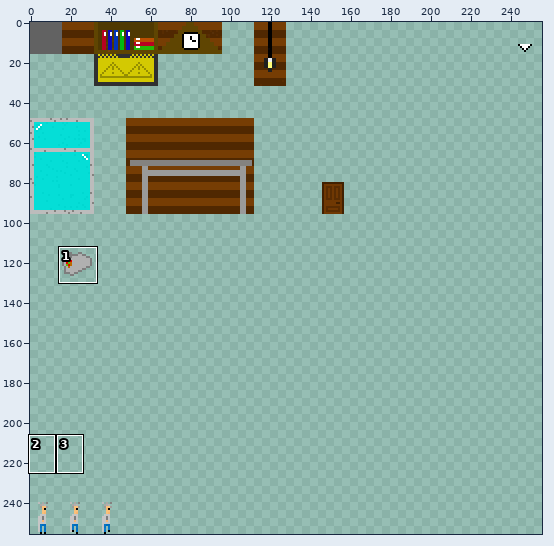
Edited in one commit: sprite sheet (res/textures/gameSheet.png). Above: a wide view before the commit, with the close-up outlined.
Close-up. Before the edit:
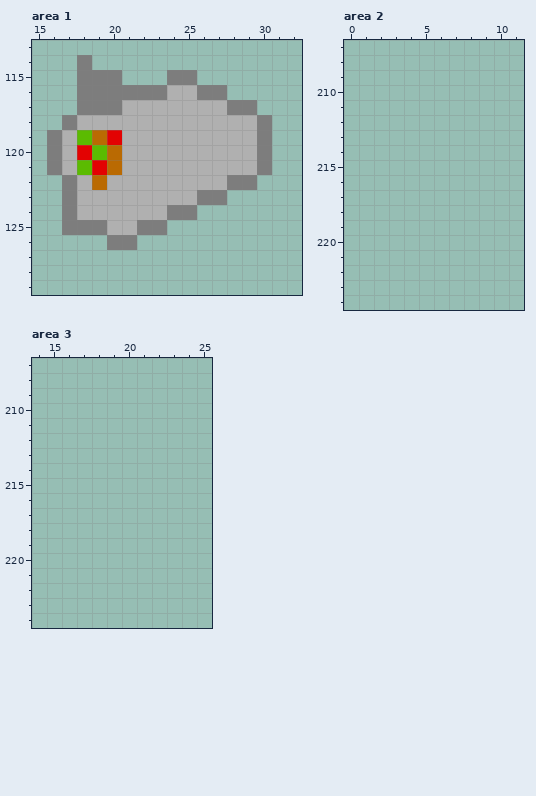
The file is 256x256 pixels. Colours within 5 levels of each other are drawn and written as one. Shown: area 1: x 15..32, y 113..129; area 2: x 0..11, y 207..224; area 3: x 14..25, y 207..224. The commit also changed other parts of the picture, which this record leaves out.
Now the later version:
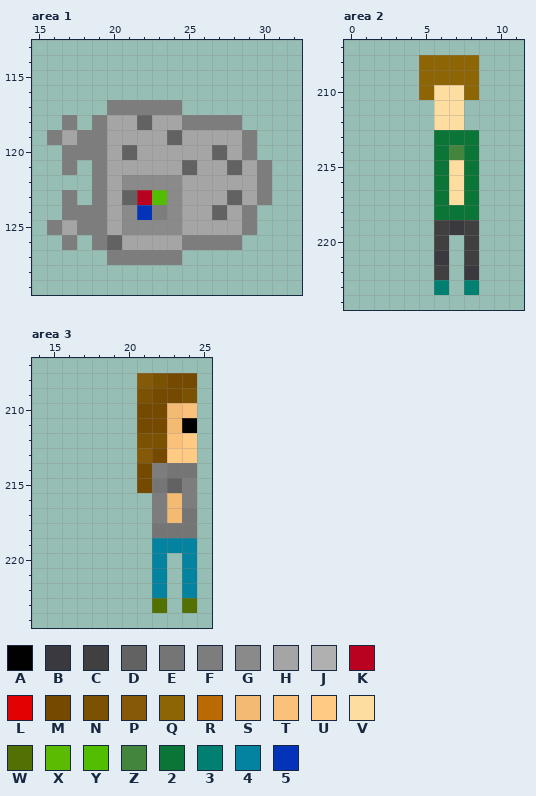
Palette (. is transparent): A #010101  B #39393f  C #414041  D #626262  E #757575  F #7d7d7d  G #8a8a8a  H #a5a5a5  J #b0b0b0  K #b80220  L #e30202  M #754900  N #7a5201  P #865908  Q #8d6505  R #ba6a02  S #f3ba73  T #fac17a  U #ffcb84  V #fddea0  W #537003  X #5bbb01  Y #53bd02  Z #43853d  2 #0b7537  3 #017f70  4 #0383a0  5 #0233b8
The edit:
--- area 1
@@ x 15..32 @@
 113 ..................
-114 ...F..............
-115 ...FFF...FF.......
-116 ...FFFFFFJJFF.....
-117 ...FFFJJJJJJJFF...
-118 ..FJJJJJJJJJJJJF..
-119 .FJXRLJJJJJJJJJF..
-120 .FJLXRJJJJJJJJJF..
-121 .FJXLRJJJJJJJJJF..
-122 ..FJRJJJJJJJJFF...
-123 ..FJJJJJJJJFF.....
-124 ..FJJJJJJFF.......
-125 ..FFFJJFF.........
-126 .....FF...........
-127 ..................
+114 ..................
+115 ..................
+116 ..................
+117 .....FFFFF........
+118 ..F.FHHDHHFFFF....
+119 .FHFFHHHHDHHHHF...
+120 ..FFFHDHHHHHDHF...
+121 ..F.FHHHHHDHHDHF..
+122 ....FHGGGGHHHHHF..
+123 ..F.FHDKYGHHHDHF..
+124 ..FFFHG5FGHHDHF...
+125 .FHFFHGGGGHHHHF...
+126 ..F.FDHHHHFFFF....
+127 .....FFFFF........
 128 ..................
--- area 2
@@ x 3..10 @@
 207 ........
-208 ........
-209 ........
-210 ........
-211 ........
-212 ........
-213 ........
-214 ........
-215 ........
-216 ........
-217 ........
-218 ........
-219 ........
-220 ........
-221 ........
-222 ........
-223 ........
+208 ..QQQQ..
+209 ..QQQQ..
+210 ..QVVQ..
+211 ...VV...
+212 ...VV...
+213 ...222..
+214 ...2Z2..
+215 ...2V2..
+216 ...2V2..
+217 ...2V2..
+218 ...222..
+219 ...CBC..
+220 ...C.C..
+221 ...B.C..
+222 ...C.B..
+223 ...3.3..
 224 ........
--- area 3
@@ x 19..25 @@
 207 .......
-208 .......
-209 .......
-210 .......
-211 .......
-212 .......
-213 .......
-214 .......
-215 .......
-216 .......
-217 .......
-218 .......
-219 .......
-220 .......
-221 .......
-222 .......
-223 .......
+208 ..PNMM.
+209 ..NMMN.
+210 ..MMST.
+211 ..MMSA.
+212 ..NNTU.
+213 ..PMUU.
+214 ..MFEE.
+215 ..MEDF.
+216 ...FSF.
+217 ...FSE.
+218 ...EEE.
+219 ...444.
+220 ...4.4.
+221 ...4.4.
+222 ...4.4.
+223 ...W.W.
 224 .......
Where, in picture pixels (left, top, right, bottom), the same in both close-ups:
changed: (47, 55, 272, 265)
added: (419, 55, 479, 295)
added: (137, 373, 197, 613)
